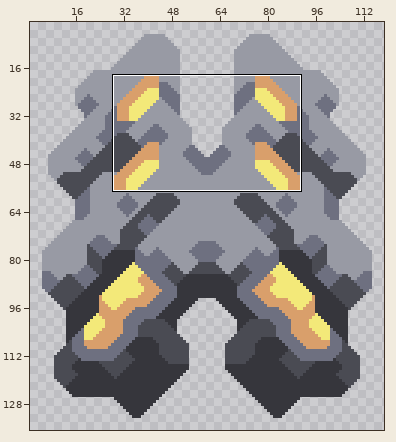
Sprite sheet, stored at assets/sprites/units/erekir/gold/storm.png. The first picture is a wide view before the edit; the outline marks the close-up.
Close-up. Earlier state:
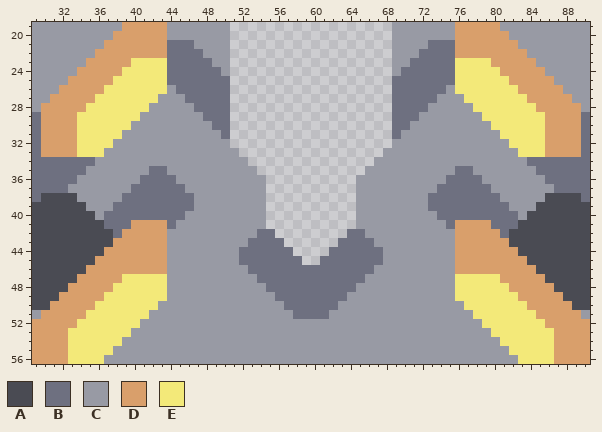
The file is 120x140 pixels. Shown: x 29..90, y 19..56. The wide view leaves out empty margins. The commit also changed other parts of the picture, which this record leaves out.
Palette (. is transparent): A #4a4b53  B #6e7080  C #989aa4  D #d99f6b  E #f3e979
Pixels before, first column x 29:
19 CCCCCCCCCCDDDDDCCCCCCC..................CCCCCCCDDDDDCCCCCCCCCC
20 CCCCCCCCCDDDDDDCCCCCCC..................CCCCCCCDDDDDDCCCCCCCCC
21 CCCCCCCCDDDDDDDBBBCCCC..................CCCCBBBDDDDDDDCCCCCCCC
22 CCCCCCCDDDDDDDDBBBBCCC..................CCCBBBBDDDDDDDDCCCCCCC
23 CCCCCCDDDDDEEEEBBBBBCC..................CCBBBBBEEEEDDDDDCCCCCC
24 CCCCCDDDDDEEEEEBBBBBBC..................CBBBBBBEEEEEDDDDDCCCCC
25 CCCCDDDDDEEEEEEBBBBBBB..................BBBBBBBEEEEEEDDDDDCCCC
26 CCCDDDDDEEEEEEECBBBBBB..................BBBBBBCEEEEEEEDDDDDCCC
27 CCDDDDDEEEEEEECCCBBBBB..................BBBBBCCCEEEEEEEDDDDDCC
28 CDDDDDEEEEEEECCCCCBBBB..................BBBBCCCCCEEEEEEEDDDDDC
29 BDDDDEEEEEEECCCCCCCBBB..................BBBCCCCCCCEEEEEEEDDDDB
30 BDDDDEEEEEECCCCCCCCCBB..................BBCCCCCCCCCEEEEEEDDDDB
31 BDDDDEEEEECCCCCCCCCCCB..................BCCCCCCCCCCCEEEEEDDDDB
32 BDDDDEEEECCCCCCCCCCCCC..................CCCCCCCCCCCCCEEEEDDDDB
33 BDDDDEEECCCCCCCCCCCCCCC................CCCCCCCCCCCCCCCEEEDDDDB
34 BBBBBBBCCCCCCCCCCCCCCCCC..............CCCCCCCCCCCCCCCCCBBBBBBB
35 BBBBBBCCCCCCCBBCCCCCCCCCC............CCCCCCCCCCBBCCCCCCCBBBBBB
36 BBBBBCCCCCCCBBBBCCCCCCCCCC..........CCCCCCCCCCBBBBCCCCCCCBBBBB
37 BBBBCCCCCCCBBBBBBCCCCCCCCC..........CCCCCCCCCBBBBBBCCCCCCCBBBB
38 BAAAACCCCCBBBBBBBBCCCCCCCC..........CCCCCCCCBBBBBBBBCCCCCAAAAB
39 AAAAAACCCBBBBBBBBBCCCCCCCC..........CCCCCCCCBBBBBBBBBCCCAAAAAA
40 AAAAAAACBBBBBBBBBCCCCCCCCC..........CCCCCCCCCBBBBBBBBBCAAAAAAA
41 AAAAAAAABBBDDDDBCCCCCCCCCC..........CCCCCCCCCCBDDDDBBBAAAAAAAA
42 AAAAAAAAABDDDDDCCCCCCCCCCBB........BBCCCCCCCCCCDDDDDBAAAAAAAAA
43 AAAAAAAAADDDDDDCCCCCCCCCBBBB......BBBBCCCCCCCCCDDDDDDAAAAAAAAA
44 AAAAAAAADDDDDDDCCCCCCCCBBBBBB....BBBBBBCCCCCCCCDDDDDDDAAAAAAAA
45 AAAAAAADDDDDDDDCCCCCCCCBBBBBBB..BBBBBBBCCCCCCCCDDDDDDDDAAAAAAA
46 AAAAAADDDDDDDDDCCCCCCCCCBBBBBBBBBBBBBBCCCCCCCCCDDDDDDDDDAAAAAA
47 AAAAADDDDDEEEEECCCCCCCCCCBBBBBBBBBBBBCCCCCCCCCCEEEEEDDDDDAAAAA
48 AAAADDDDDEEEEEECCCCCCCCCCCBBBBBBBBBBCCCCCCCCCCCEEEEEEDDDDDAAAA
49 AAADDDDDEEEEEEECCCCCCCCCCCCBBBBBBBBCCCCCCCCCCCCEEEEEEEDDDDDAAA
50 AADDDDDEEEEEEECCCCCCCCCCCCCCBBBBBBCCCCCCCCCCCCCCEEEEEEEDDDDDAA
51 CDDDDDEEEEEEECCCCCCCCCCCCCCCCBBBBCCCCCCCCCCCCCCCCEEEEEEEDDDDDC
52 DDDDDEEEEEEECCCCCCCCCCCCCCCCCCCCCCCCCCCCCCCCCCCCCCEEEEEEEDDDDD
53 DDDDEEEEEEECCCCCCCCCCCCCCCCCCCCCCCCCCCCCCCCCCCCCCCCEEEEEEEDDDD
54 DDDDEEEEEECCCCCCCCCCCCCCCCCCCCCCCCCCCCCCCCCCCCCCCCCCEEEEEEDDDD
55 DDDDEEEEECCCCCCCCCCCCCCCCCCCCCCCCCCCCCCCCCCCCCCCCCCCCEEEEEDDDD
56 DDDDEEEECCCCCCCCCCCCCCCCCCCCCCCCCCCCCCCCCCCCCCCCCCCCCCEEEEDDDD
After:
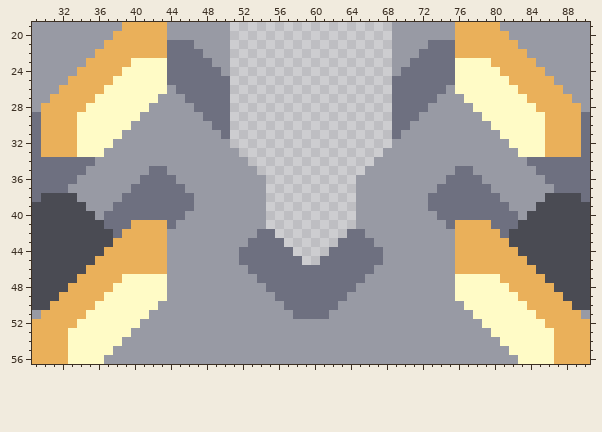
Change:
{"colour":"D","old":"#d99f6b","new":"#eab05a"}
{"colour":"E","old":"#f3e979","new":"#fffbc6"}
